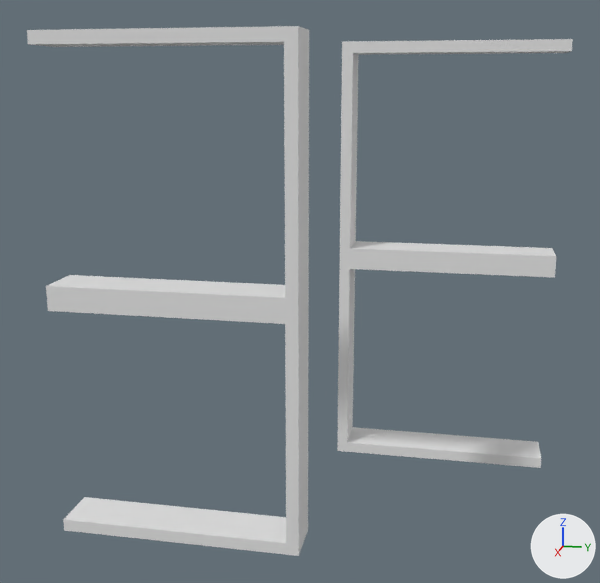
Before and after pictures for a commit that changed the OBJ model data/bmc/SET_4W2C/t_346.obj.
The view is the same before and after, from a 50 mm lens placed at (1.746, 0.292, 0.4), pointed at (0.019, -0.053, -0.032). The axes (+X, +Y, +Z) are drawn at lower right. The lights are the same throughout. Where no turn or scale is listed for an object, it has been applied to the vertices.

In view in the first picture: 't_346'.
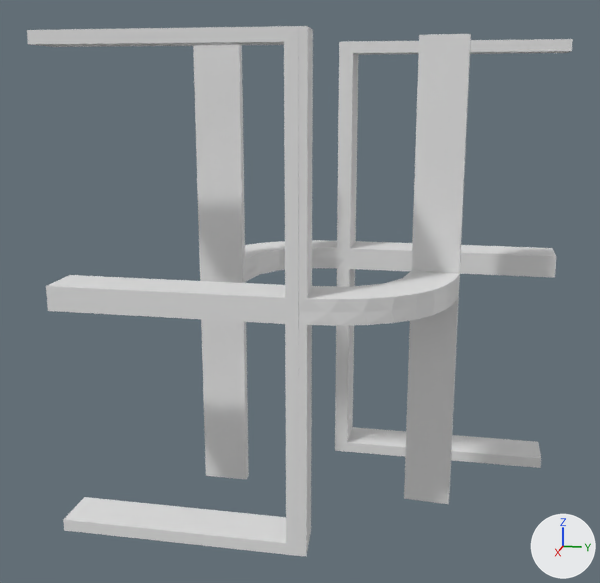
Changed parts and their boxes (x1, y1, x2, y2) in the pictures (600 x 583 px):
't_346', reshaped: before (27, 26, 573, 556); after (27, 26, 573, 557)
part 1 of me_t_346, added: after (193, 41, 348, 479)
part 2 of me_t_346, added: after (298, 26, 471, 557)

The change, as a list of edits to the scene's bpy script:
```text
Change me_t_346:
    used by ob_t_346; location = (0.0, 0.0, 0.0)
    remove me_t_346.from_pydata(...)  # 56 vertices, 108 faces; spans x -0.3..0.3, y -0.5..0.5, z -0.5..0.5
    add me_t_346.from_pydata(...)  # 316 vertices, 644 faces; spans x -0.3..0.3, y -0.5..0.5, z -0.5..0.5
    me_t_346 part 1: a new loose piece of 130 vertices spanning x -0.3..0.0, y -0.286..0.014, z -0.5..0.5
    me_t_346 part 2: a new loose piece of 130 vertices spanning x 0.0..0.3, y -0.014..0.286, z -0.5..0.5
```
